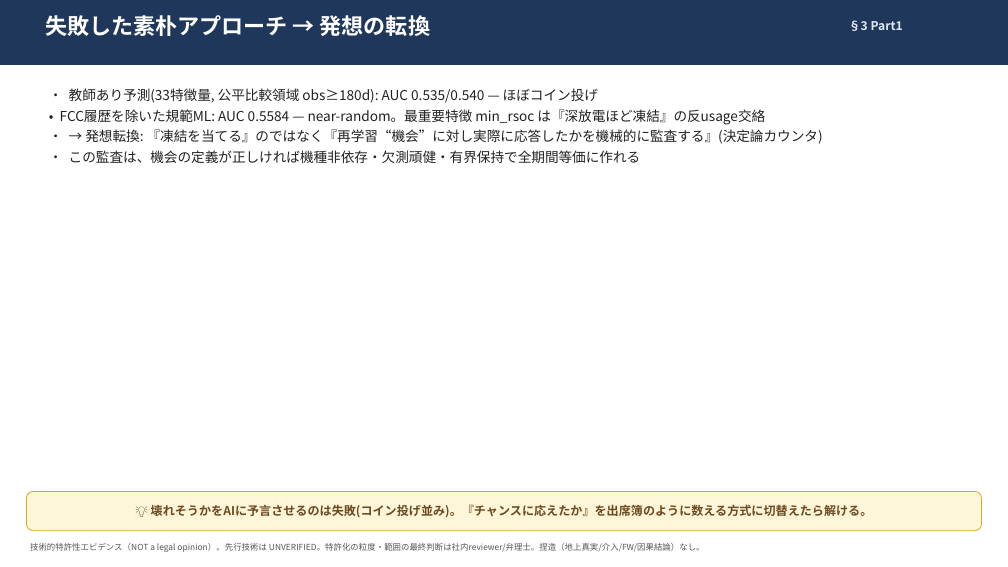
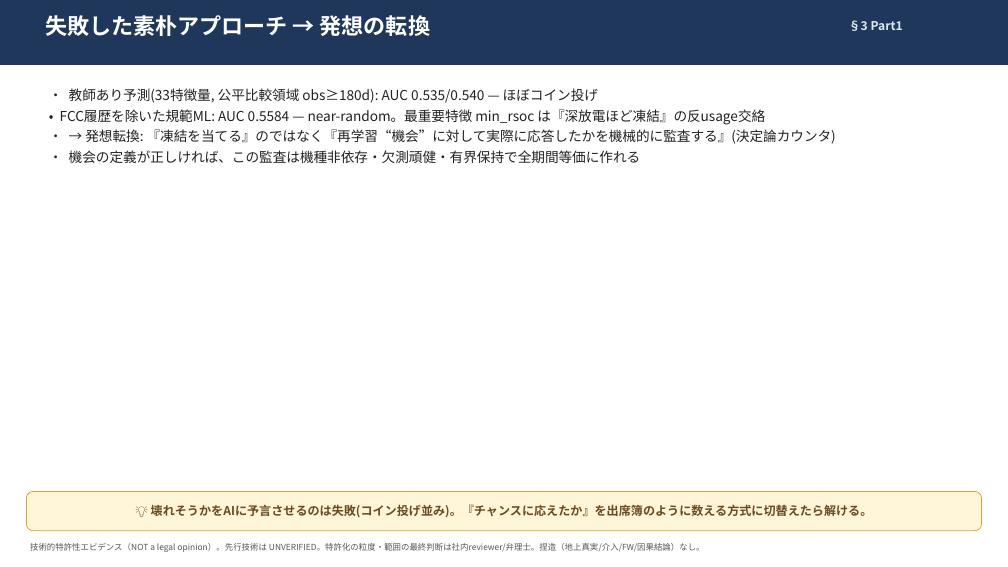
Before and after one commit to naja-hubble/battery-usage-ai, a slide deck: slide 10 of data/reports/fcc_patent_summary_slides_v5_od2.pptx. Drawn at 1008x567 pixels with LibreOffice and Linux fonts; fonts in the diff are those of the drawing. Boxes give left, top, right and bottom in pixels: in the first picture for what was removed or moved away, otherwise in the second. Text is boxed around its words. In the diff, an @@ line names an element or a change of style, - is before the commit and + after.

```diff
--- a/data/reports/fcc_patent_summary_slides_v5_od2.pptx
+++ b/data/reports/fcc_patent_summary_slides_v5_od2.pptx
@@ text at [69, 129, 836, 163]: text changed @@
-• → 発想転換: 『凍結を当てる』のではなく『再学習“機会”に対し実際に応答したかを機械的に監査する』(決定論カウンタ)
-• この監査は、機会の定義が正しければ機種非依存・欠測頑健・有界保持で全期間等価に作れる
+• → 発想転換: 『凍結を当てる』のではなく『再学習“機会”に対して実際に応答したかを機械的に監査する』(決定論カウンタ)
+• 機会の定義が正しければ、この監査は機種非依存・欠測頑健・有界保持で全期間等価に作れる
```
Also in this commit, not shown: 26 other slides changed, 6 slides added, 12 other files.
